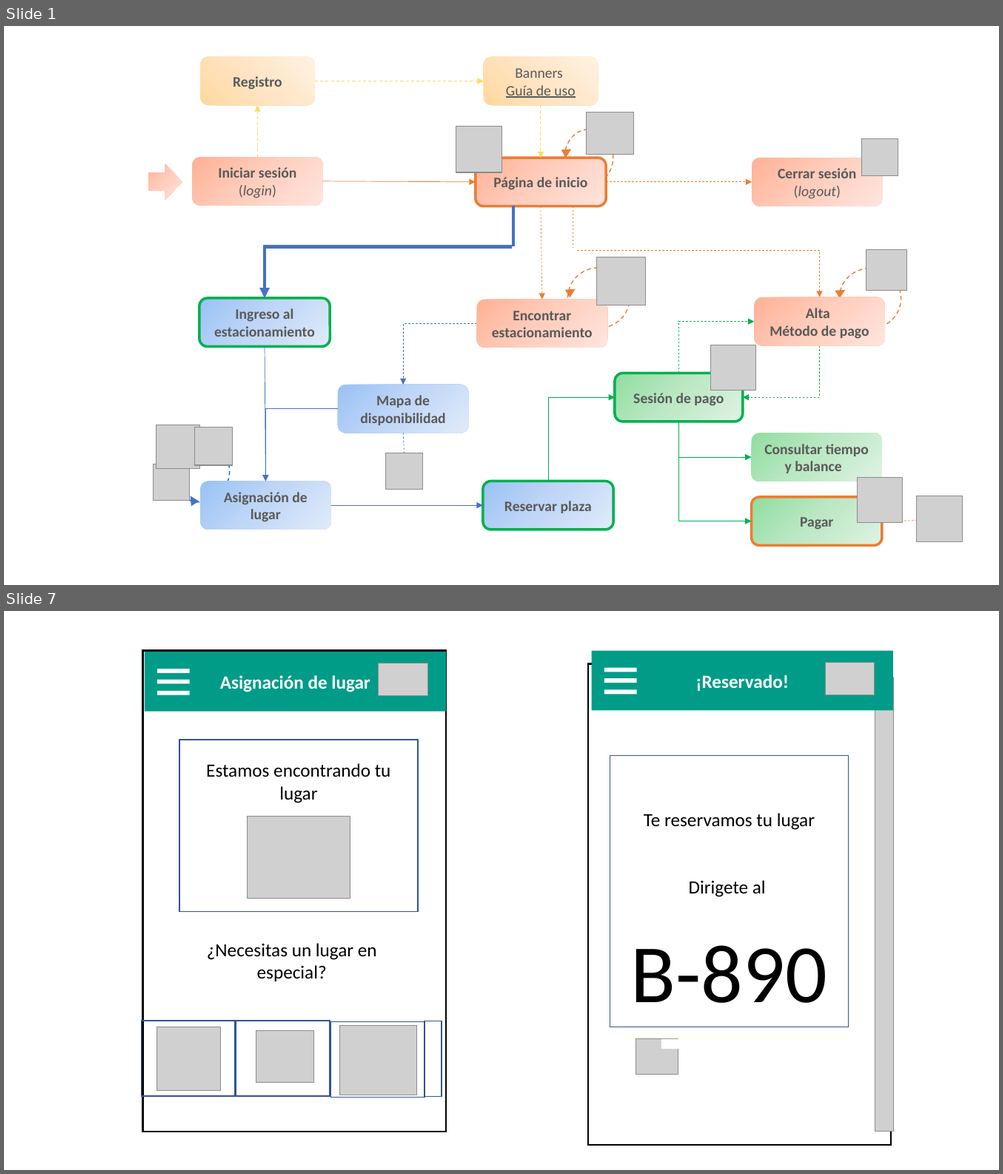
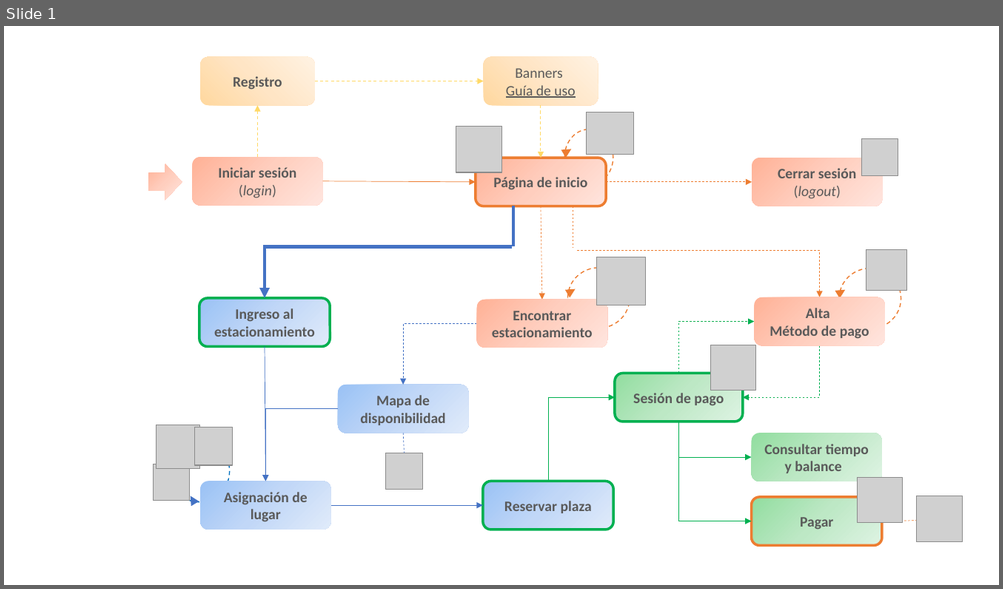
Before and after one commit to ajbeem/iotserver, a slide deck: documentation/MapaNavegacion.pptm. Shown one above the other, each under a label of ours: slides 1 and 7 before the commit, slide 1 after it; the slides between them are not shown. The pictures are 1003x1174 and 1003x589 pixels, drawn with LibreOffice and Linux fonts; fonts in the diff are those of the drawing; grey boxes stand for pictures. Boxes give left, top, right and bottom in pixels: in the first picture for what was removed or moved away, otherwise in the second. Text is boxed around its words. In the diff, an @@ line names an element or a change of style, - is before the commit and + after.

```diff
--- a/documentation/MapaNavegacion.pptm
+++ b/documentation/MapaNavegacion.pptm
@@ slide 7 removed at box(4, 611, 999, 1170), background #FFFFFF @@
@@ rectangle removed at box(143, 650, 446, 1132) @@
@@ rectangle removed at box(588, 664, 891, 1145) @@
@@ group removed at box(145, 652, 446, 712): 4 rectangles, 1 picture @@
-Asignación de lugar
@@ group removed at box(591, 650, 893, 710): 4 rectangles, 1 picture @@
-¡Reservado!
@@ picture removed at box(875, 678, 893, 1132) @@
@@ rectangle removed at box(179, 740, 418, 911) @@
-Estamos encontrando tu lugar
@@ rectangle removed at box(610, 756, 848, 1028) @@
-Te reservamos tu lugar
-Dirigete al
-B-890
@@ picture removed at box(247, 816, 350, 898) @@
@@ text removed at box(207, 943, 377, 982) @@
-¿Necesitas un lugar en especial?
@@ rectangle removed at box(142, 1022, 236, 1096) @@
@@ picture removed at box(157, 1028, 220, 1091) @@
@@ rectangle removed at box(236, 1022, 330, 1096) @@
@@ picture removed at box(256, 1031, 313, 1083) @@
@@ rectangle removed at box(331, 1022, 425, 1097) @@
@@ picture removed at box(340, 1026, 417, 1095) @@
@@ rectangle removed at box(424, 1022, 441, 1096) @@
@@ picture removed at box(636, 1039, 678, 1074) @@
@@ rectangle removed at box(661, 1039, 704, 1049) @@
```
Also in this commit, not shown: 4 slides changed, 3 slides added.
